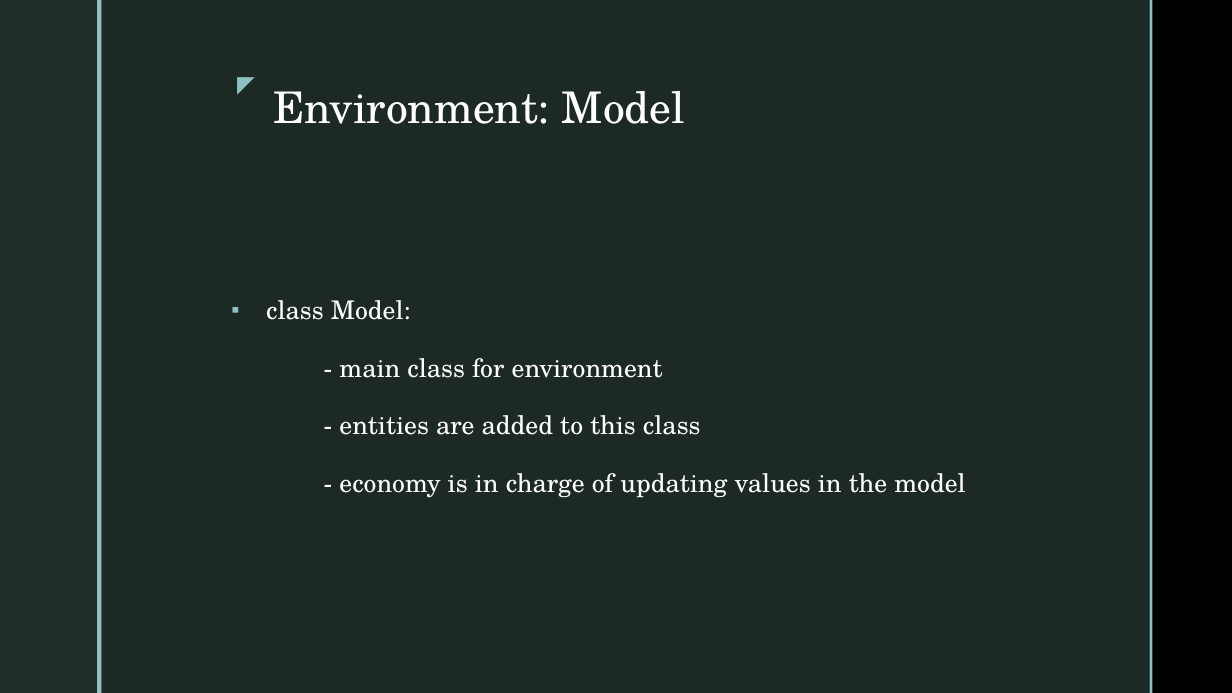
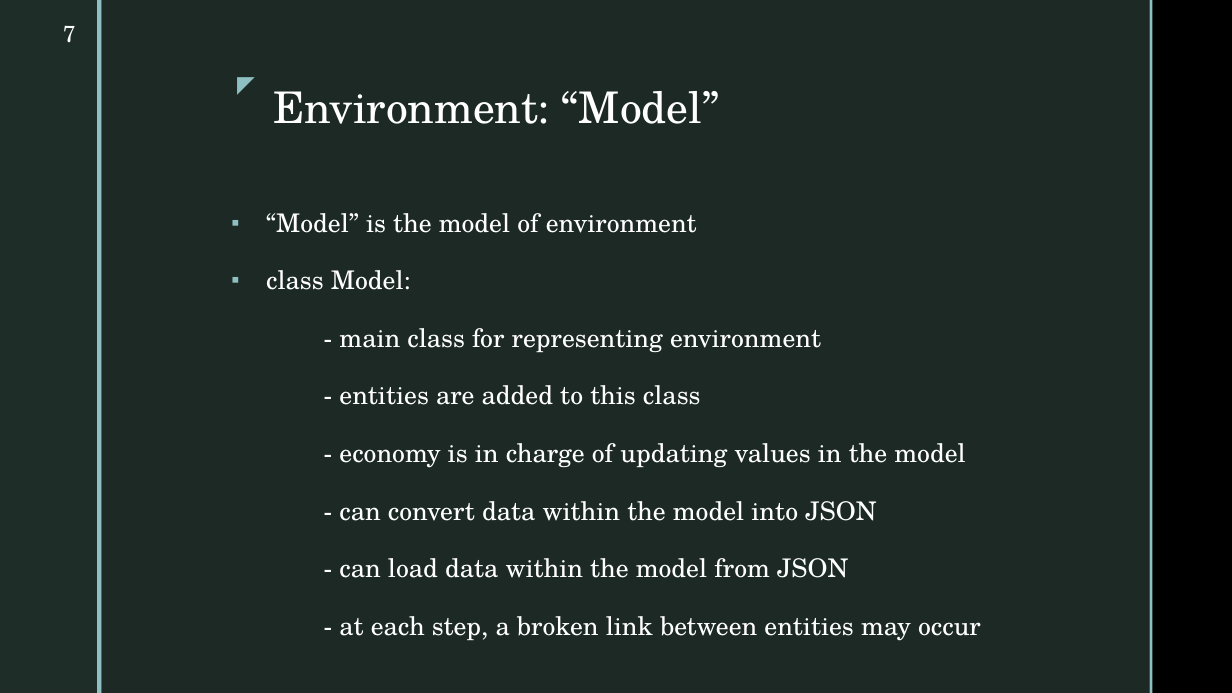
Before and after one commit to cmudrc/pied-piper, a slide deck: slide 7 of Other/Presentation/Presentation 01.pptx. Drawn at 1232x693 pixels with LibreOffice and Linux fonts; fonts in the diff are those of the drawing; background and template pictures are left out. Boxes give left, top, right and bottom in pixels: in the first picture for what was removed or moved away, otherwise in the second. Text is boxed around its words. In the diff, an @@ line names an element or a change of style, - is before the commit and + after.

Commit message:
presentation 01 updated

```diff
--- a/Other/Presentation/Presentation 01.pptx
+++ b/Other/Presentation/Presentation 01.pptx
@@ page number added at <box>63,25,76,42</box>, 18 pt, text #FFFFFF @@
+7
@@ title at <box>273,91,719,124</box>: text changed @@
-Environment: Model
+Environment: “Model”
@@ text at <box>266,213,697,233</box>: paragraph added @@
+▪ “Model” is the model of environment
@@ text at <box>339,328,821,353</box>: text changed @@
-- main class for environment
+- main class for representing environment
@@ text at <box>339,501,981,641</box>: paragraphs added @@
+- can convert data within the model into JSON
+- can load data within the model from JSON
+- at each step, a broken link between entities may occur
```
Also in this commit, not shown: 9 other slides changed, 8 slides added, 5 other files.
